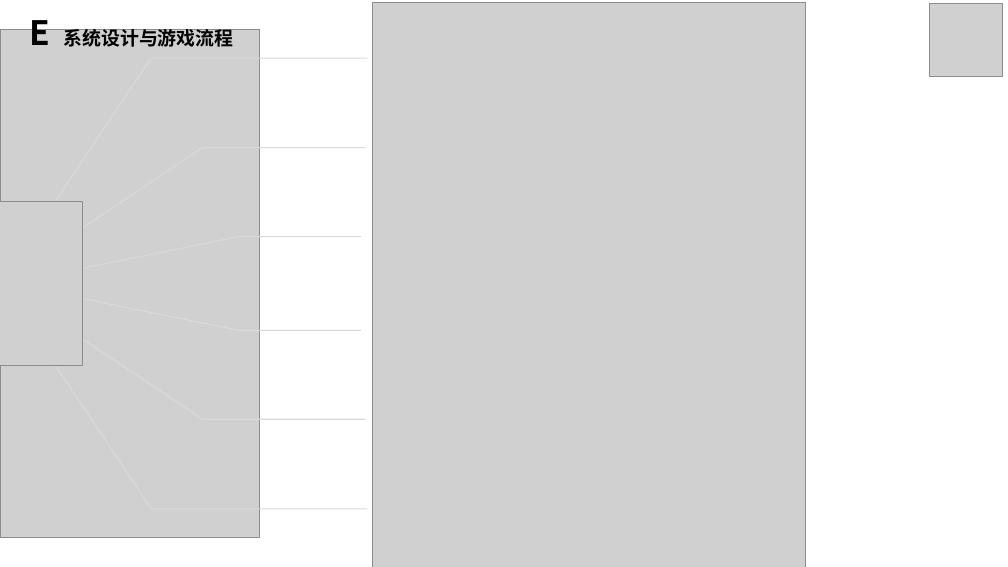
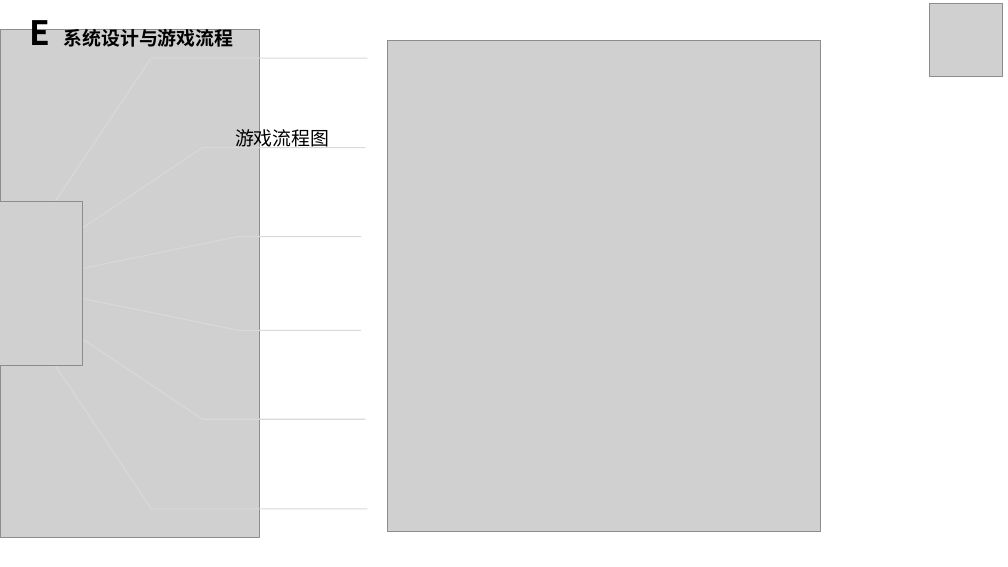
Before and after one commit to BillScott1024/GraduationDesign, a slide deck: slide 7 of 论文/1404240625-王俊-PPT.pptx. Drawn at 1008x567 pixels with LibreOffice and Linux fonts; fonts in the diff are those of the drawing; grey boxes stand for pictures. Boxes give left, top, right and bottom in pixels: in the first picture for what was removed or moved away, otherwise in the second. Text is boxed around its words. In the diff, an @@ line names an element or a change of style, - is before the commit and + after.

```diff
--- a/论文/1404240625-王俊-PPT.pptx
+++ b/论文/1404240625-王俊-PPT.pptx
@@ picture: place and size @@
-picture at bbox=[373, 2, 806, 567]
+picture at bbox=[387, 40, 820, 532]
@@ text added at bbox=[235, 126, 329, 151], 18 pt, text #000000 @@
+游戏流程图
```
Also in this commit, not shown: 4 other slides changed, 6 other files.
